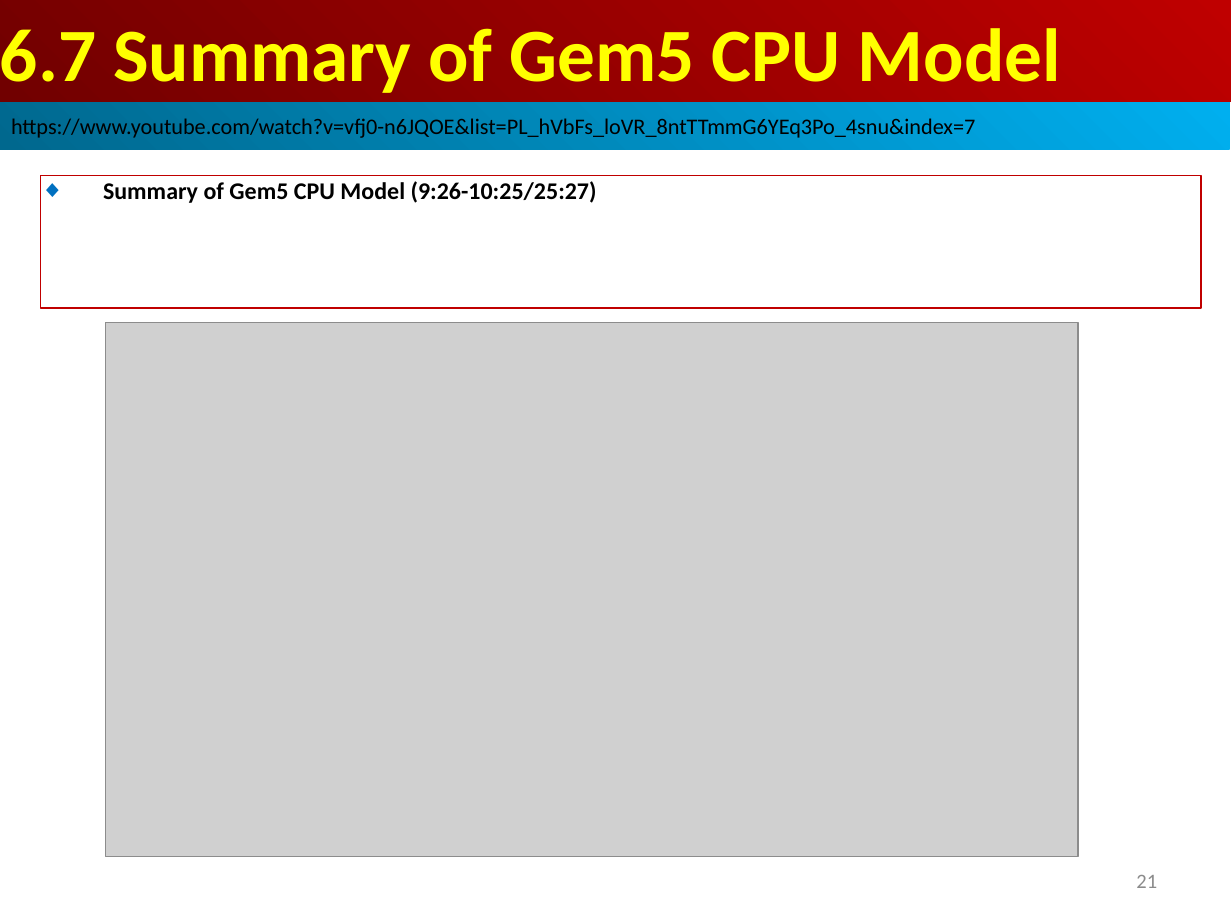
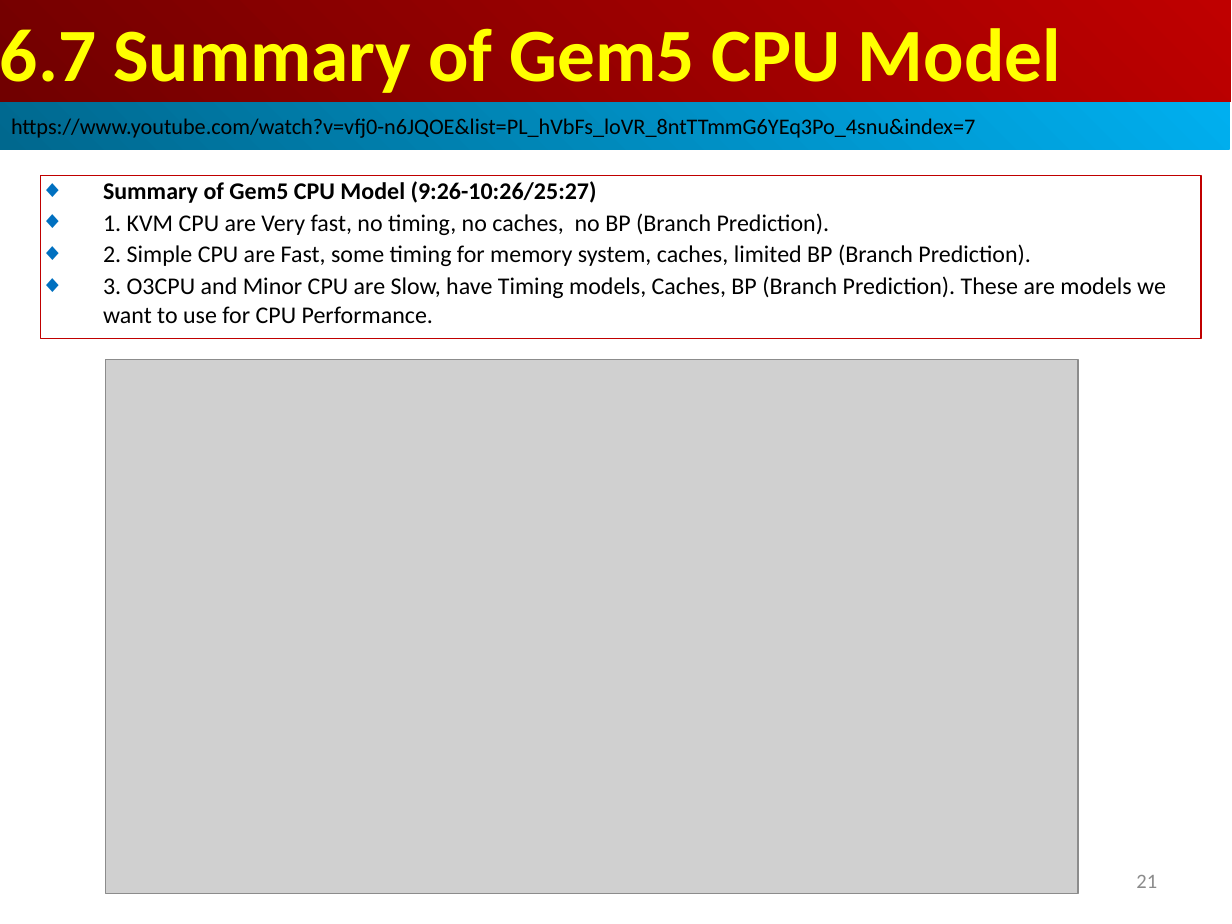
Before and after one commit to peterhchen/AIU_CS850_Gem5_McPAT, a slide deck: slide 21 of 050_Gem5/007.CPUModel/000_Video/007.CPUModel.ppt. Drawn at 1232x924 pixels with LibreOffice and Linux fonts; fonts in the diff are those of the drawing; grey boxes stand for pictures. Boxes give left, top, right and bottom in pixels: in the first picture for what was removed or moved away, otherwise in the second. Text is boxed around its words. In the diff, an @@ line names an element or a change of style, - is before the commit and + after.

```diff
--- a/050_Gem5/007.CPUModel/000_Video/007.CPUModel.ppt
+++ b/050_Gem5/007.CPUModel/000_Video/007.CPUModel.ppt
@@ rectangle "Summary of Gem5 CPU Model ...": place and size @@
-rectangle "Summary of Gem5 CPU Model ..." at <box>41,175,1201,308</box>
+rectangle "Summary of Gem5 CPU Model ..." at <box>41,175,1201,339</box>
@@ text in rectangle at <box>103,181,1166,323</box>: text changed; bold off @@
-◆ Summary of Gem5 CPU Model (9:26-10:25/25:27)
+◆ Summary of Gem5 CPU Model (9:26-10:26/25:27)
+◆ 1. KVM CPU are Very fast, no timing, no caches, no BP (Branch Prediction).
+◆ 2. Simple CPU are Fast, some timing for memory system, caches, limited BP (Branch Prediction).
+◆ 3. O3CPU and Minor CPU are Slow, have Timing models, Caches, BP (Branch Prediction). These are models we want to use for CPU Performance.
@@ picture: place and size @@
-picture at <box>105,323,1078,856</box>
+picture at <box>105,360,1078,893</box>
```
Also in this commit, not shown: 2 slides added.
